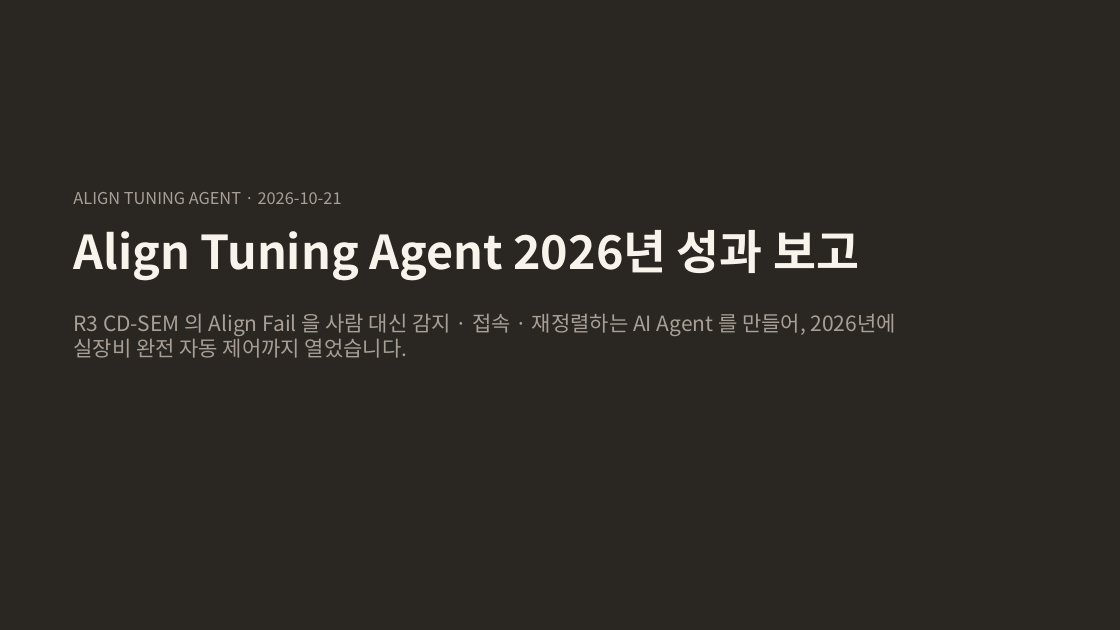
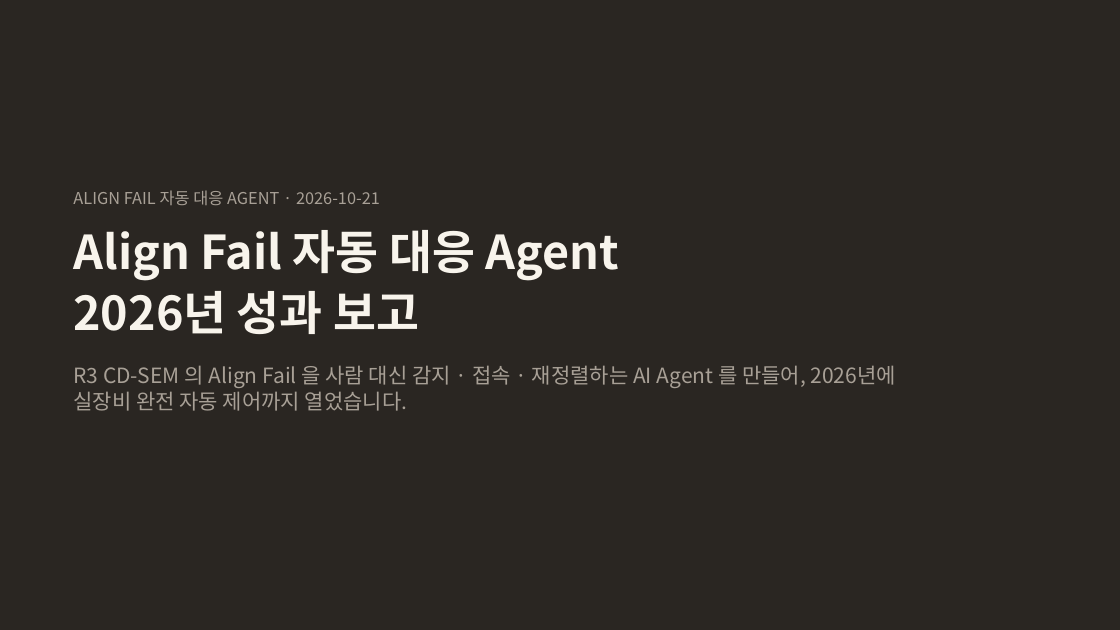
Before and after one commit to DarrenKoi/auto_recipe_creator, a slide deck: slide 1 of docs/project_progress/Align_Tuning_Agent_2026_year_end.pptx. Drawn at 1120x630 pixels with LibreOffice and Linux fonts; fonts in the diff are those of the drawing. Boxes give left, top, right and bottom in pixels: in the first picture for what was removed or moved away, otherwise in the second. Text is boxed around its words. In the diff, an @@ line names an element or a change of style, - is before the commit and + after.

```diff
--- a/docs/project_progress/Align_Tuning_Agent_2026_year_end.pptx
+++ b/docs/project_progress/Align_Tuning_Agent_2026_year_end.pptx
@@ text at (x1=73, y1=190, x2=380, y2=205): text changed @@
-ALIGN TUNING AGENT · 2026-10-21
+ALIGN FAIL 자동 대응 AGENT · 2026-10-21
@@ text at (x1=73, y1=230, x2=619, y2=334): text changed @@
-Align Tuning Agent 2026년 성과 보고
+Align Fail 자동 대응 Agent
+2026년 성과 보고
@@ text "R3 CD-SEM 의 Align Fail ..." moved from (x1=73, y1=313, x2=896, y2=358) to (x1=73, y1=365, x2=896, y2=411) @@
```
Also in this commit, not shown: 6 other slides changed, 2 other files.
